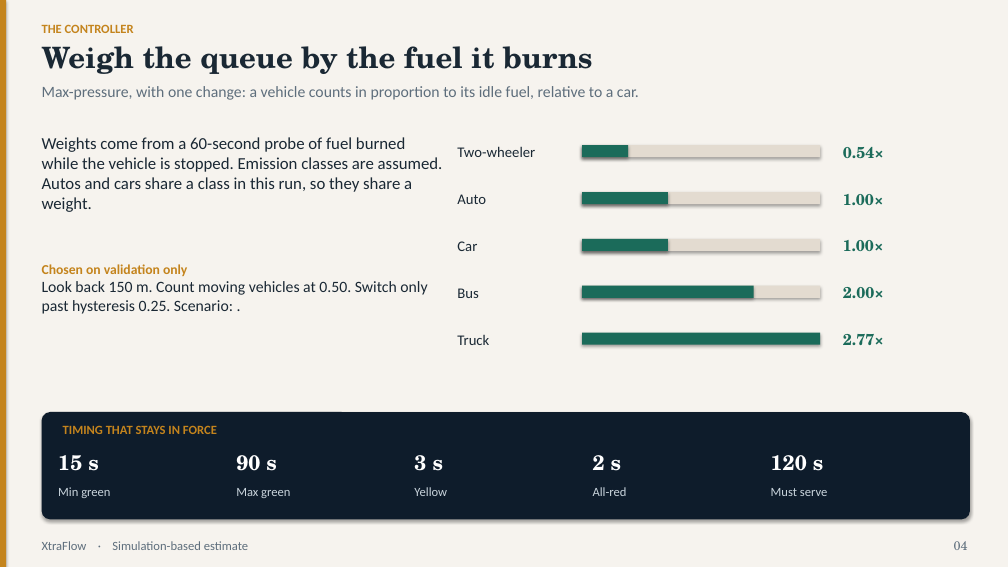
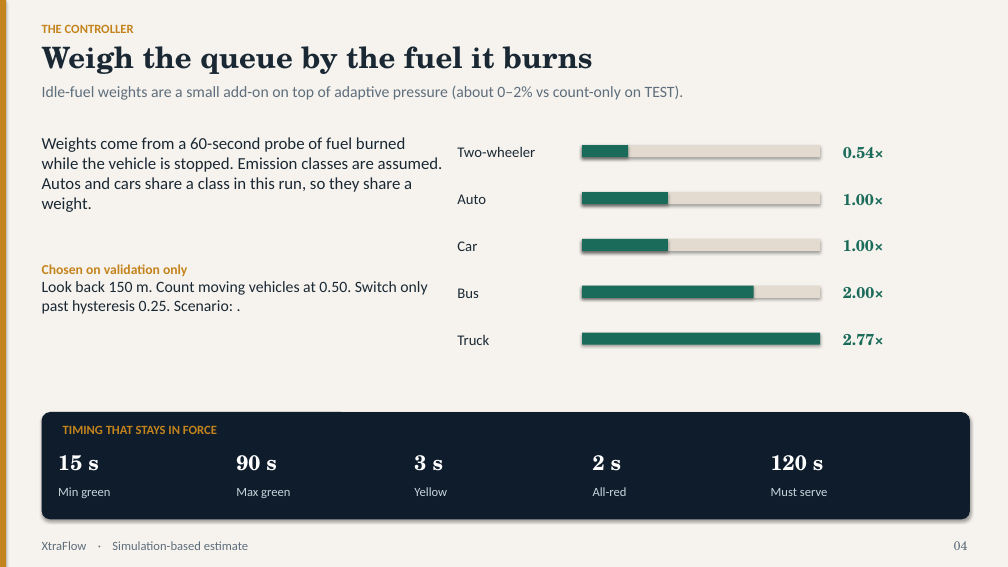
Before and after one commit to couder-04/XtraFlow, a slide deck: slide 4 of results/deck.pptx. Drawn at 1008x567 pixels with LibreOffice and Linux fonts; fonts in the diff are those of the drawing. Boxes give left, top, right and bottom in pixels: in the first picture for what was removed or moved away, otherwise in the second. Text is boxed around its words. In the diff, an @@ line names an element or a change of style, - is before the commit and + after.

```diff
--- a/results/deck.pptx
+++ b/results/deck.pptx
@@ text at <box>42,86,684,100</box>: text changed @@
-Max-pressure, with one change: a vehicle counts in proportion to its idle fuel, relative to a car.
+Idle-fuel weights are a small add-on on top of adaptive pressure (about 0–2% vs count-only on TEST).
```
Also in this commit, not shown: 11 other slides changed, 6 slides added, 1 slide removed, 2 other files.
